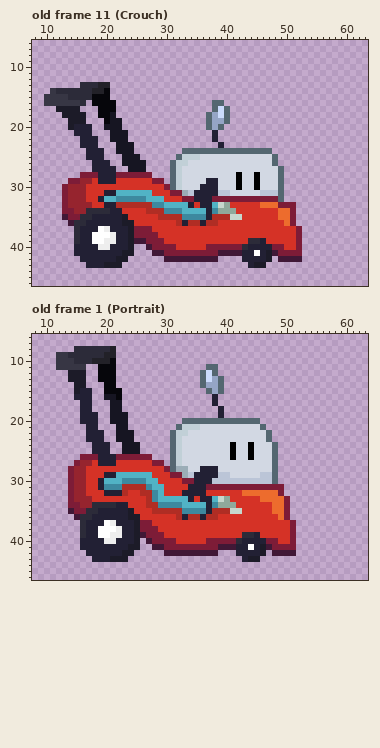
A pixel-art file gets an edit: assets/art/player/Player.aseprite. Above is the file before it was changed.
64x64 pixels, 23 frames. Colours within 5 levels of each other are drawn and written as one. Shown: old frame 11 (Crouch): x 8..63, y 6..46; old frame 1 (Portrait): x 8..63, y 6..46. The commit also changed other frames, which this record leaves out.
And afterwards:
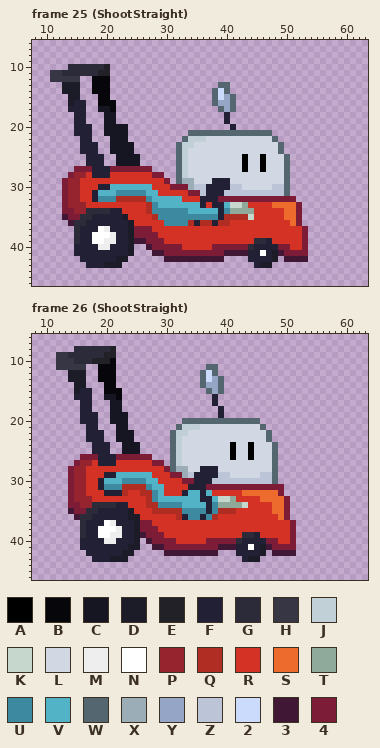
Palette (. is transparent): A #000000  B #06060b  C #161522  D #1c1b28  E #222128  F #222034  G #2c2b39  H #373644  J #c1d0d7  K #c6d7cd  L #d2d8e3  M #eeeeee  N #ffffff  P #96242e  Q #b02d24  R #d53226  S #ed6c2d  T #8fa99b  U #3d899f  V #51b3c5  W #546771  X #9badb7  Y #95a5c6  Z #bbc5d7  2 #cbdbfc  3 #401836  4 #7d1c37
A new or re-ordered frame is compared with the old frame closest to it.
Log entry: Finalized player animations
What changed:
frames 23 -> 34
Frame 25 (ShootStraight) is new; against old frame 11 (Crouch):
y 10: x 14..20 ....... -> GGGGGGE
y 11: x 11..20 .......... -> HHGGGGGGEE
y 12: x 11..15 ..... -> HHHHH; x 18..20 ... -> BBB
y 13: x 13..20 ...GGGEE -> DDD..BBB; x 39..40 .. -> WW
y 14: x 11..19 HGGGGGGEE -> ..DDD..BB; x 38..40 ... -> W2W
y 15: x 10..18 HHHHGGGGB -> ....DD...; x 38..41 .... -> W2YW
y 16: x 10..16 HHHHHHG -> ....DFF; x 18 B -> .; x 39..41 W.. -> YYW
y 17: x 12..16 DDDD. -> ..FFF; x 19..20 BB -> CC; x 38..41 W2W. -> .WYW
y 18: x 13..16 DDDD -> ..FF; x 19..20 BB -> .C; x 37..40 WY2W -> ...F
y 19: x 14..16 DDD -> .FF; x 20 B -> C; x 22 C -> .; x 37..40 WYYW -> ...F
y 20: x 14 D -> .; x 23 . -> C; x 37..39 WYW -> ...; x 41 . -> F
y 21: x 20 . -> C; x 34..47 ....F......... -> WWWWWWWWWWWWWW
y 22: x 18 F -> .; x 33..48 .....F.......... -> WJJJLLLLLLLLLLLW
y 23: x 21 . -> C; x 32..49 .......F.......... -> WJJLLLLLLLLLLLLLLW
y 24: x 16 . -> F; x 19 F -> .; x 21 . -> C; x 32..49 .WWWWWWWWWWWWWWW.. -> WJLLLLLLLLLLLLLLLW
y 25: x 22 . -> C; x 34..35 JJ -> LL; x 43 L -> A; x 46 L -> A; x 48..50 W.. -> LLW
y 26: x 17 . -> F; x 20 F -> .; x 22 . -> C; x 26 C -> .; x 31..32 WJ -> .W; x 43 L -> A; x 46 L -> A; x 48..50 W.. -> LLW
y 27: x 15..17 ... -> 444; x 21..27 F..CCC. -> 4444444; x 31..33 WJL -> .WJ; x 43 L -> A; x 46 L -> A; x 49..50 W. -> LW
y 28: x 14..18 ..444 -> 4PPRF; x 21..29 F444444.. -> RRRRRRR44; x 31..33 WJL -> .WJ; x 42 A -> L; x 45 A -> L; x 49..50 W. -> LW
y 29: x 13..17 .44PP -> 4PPRR; x 19..21 FFF -> RRR; x 28..34 44.WJLL -> RR4.WXX; x 37 F -> L; x 39..40 LL -> FF; x 42 A -> L; x 45 A -> L; x 49..50 W. -> LW
y 30: x 16 P -> R; x 19..27 RRRRRRRRR -> FFVVVVVVV; x 30..36 4WJLLLF -> R444XZZ; x 39..42 LLLA -> FFZZ; x 45 A -> L; x 48..50 LW. -> ZZW
y 31: x 16 P -> R; x 18..26 RRFFVVVVV -> FVVVUUUUU; x 28 R -> V; x 31..36 44XZFF -> RRR44Z; x 39 Z -> F; x 41..45 LLLLL -> ZZZZZ; x 49..50 W. -> ZW
y 32: x 16 P -> R; x 18..27 RFVVUUUUUV -> FUUUQQQQQU; x 30..35 RRR44F -> VVVRRR; x 38 4 -> F; x 49..51 W.. -> 444
y 33: x 17 P -> R; x 20..26 FFQQQQQ -> RRRRRRR; x 29 U -> V; x 34..35 FR -> VV; x 37..43 FVKTRRR -> RFFVKKT; x 46..47 SS -> RR; x 49..52 444. -> SSS4
y 34: x 28..29 QQ -> UU; x 33 V -> U; x 37..40 FUTT -> VVFU; x 42..44 RRR -> TTT; x 49 S -> R; x 51..52 4. -> S4
y 35: x 28..32 RQQQQ -> QUUUU; x 37..39 FQQ -> UUF; x 41..44 KKRR -> QQQK; x 49 S -> R; x 51..52 4. -> S4
y 36: x 23 D -> F; x 30..33 RRQF -> UUUU; x 35..36 QF -> FQ; x 38..40 QRR -> FQQ; x 50..52 S4. -> RS4
y 37..38: x 52..53 4. -> R4
y 39: x 44 G -> R; x 46..47 FR -> GF; x 52..53 4. -> R4
y 40: x 32 R -> 4; x 37 4 -> R; x 43..44 GF -> 4G; x 48 4 -> F; x 50 R -> 4; x 52..53 4. -> R4
y 41: x 23 D -> F; x 39 3 -> 4; x 43 F -> 3; x 45..49 NFD34 -> FNFD3; x 53 . -> 4
y 42: x 39 . -> 3; x 43 F -> .; x 47..49 D.3 -> FD.; x 53 . -> 3
y 43: x 44..45 FD -> .F; x 47 . -> D
Frame 26 (ShootStraight) is new; against old frame 1 (Portrait):
y 32: x 34..35 FF -> VV; x 37 R -> V
y 33: x 34..35 FR -> VV; x 40..41 TR -> KT
y 34: x 42..43 RR -> TK
y 35: x 38 Q -> U; x 41..42 KK -> QR
y 36: x 34..35 QQ -> UU; x 37 Q -> U
Where, in picture pixels (left, top, right, bottom), the same in both pictures:
changed: (44, 64, 308, 268)
changed: (188, 490, 248, 520)
